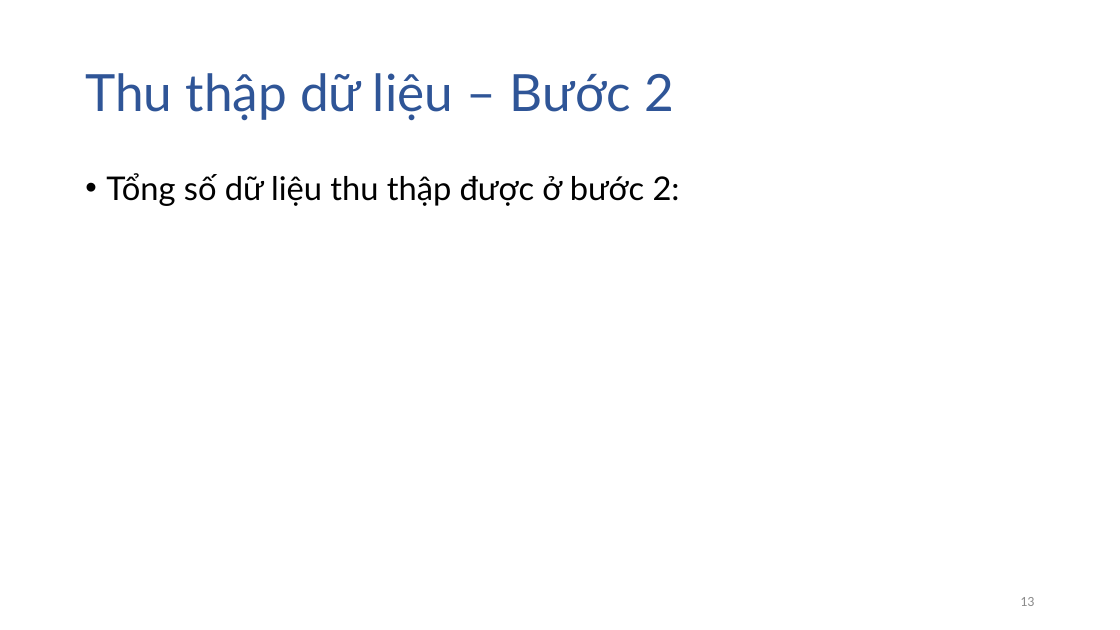
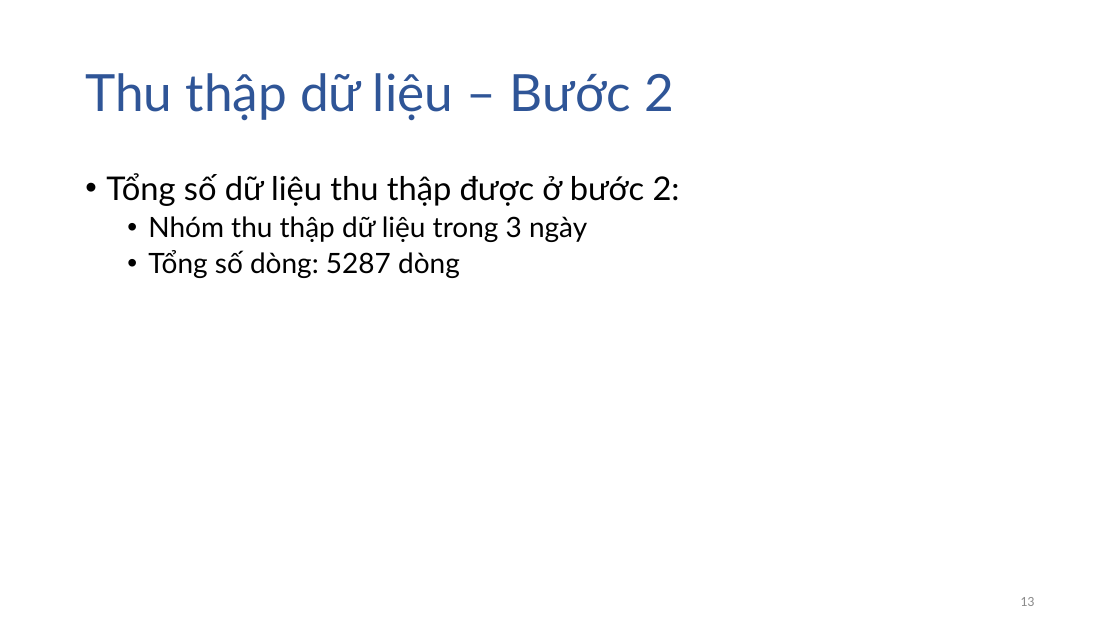
Before and after one commit to dtphat97/DataScienceFinal, a slide deck: slide 13 of Slide.pptx. Drawn at 1120x630 pixels with LibreOffice and Linux fonts; fonts in the diff are those of the drawing. Boxes give left, top, right and bottom in pixels: in the first picture for what was removed or moved away, otherwise in the second. Text is boxed around its words. In the diff, an @@ line names an element or a change of style, - is before the commit and + after.

```diff
--- a/Slide.pptx
+++ b/Slide.pptx
@@ text at box(148, 216, 587, 278): paragraphs added @@
+  • Nhóm thu thập dữ liệu trong 3 ngày
+  • Tổng số dòng: 5287 dòng
```
Also in this commit, not shown: 5 other slides changed, 12 slides added.
